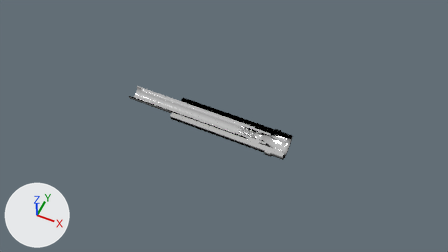
An edit to the Blender file Collet.blend, drawn before and after from the same camera.
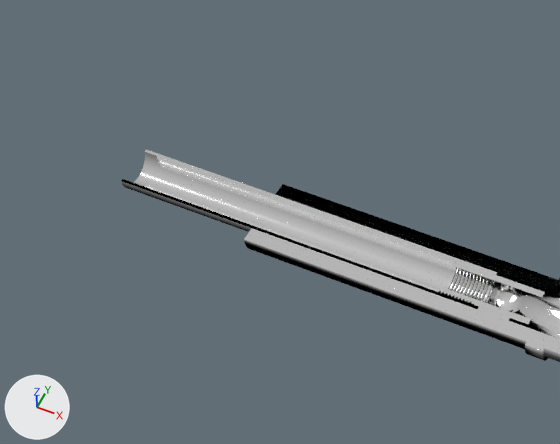
Old and new are each drawn from the file's camera 'Camera' and again close up on the part from 20% to 62% of the width and 14% to 73% of the height. The lights are fixed; the arrows at lower left show +X, +Y and +Z. Both versions are drawn at frame 230 of the action 'DrawbarAction.002'; the numbers are the values there.

The older version as bpy lines, for what is in view:
```python
me_nut_002 = bpy.data.meshes.new('Nut.002')
me_nut_002.from_pydata(...)  # 1945 vertices, 1952 faces; spans x -0.007..0.007, y -0.007..0.007, z -0.056..0.056
me_nut_002.polygons.foreach_set('use_smooth', [True] * 1952)
me_nut_002.materials.append(mat_chrome)
me_plane = bpy.data.meshes.new('Plane')
me_plane.from_pydata(...)  # 247 vertices, 2 faces; spans x -23.0..4.0, y -6.0..6.0, z -0.3..0.3
me_plane.polygons.foreach_set('use_smooth', [True] * 2)
me_plane.materials.append(mat_chrome)
me_plane_001 = bpy.data.meshes.new('Plane.001')
me_plane_001.from_pydata(...)  # 13 vertices, 1 face; spans x -50.0..50.0, y 6.0..12.5, z 0.0
me_plane_001.polygons.foreach_set('use_smooth', [True] * 1)
me_plane_001.materials.append(mat_chrome)
ob_collet = bpy.data.objects.new('Collet', me_plane)
ob_collet.location = (0.0293, 0.0, 0.0)
ob_collet.rotation_euler = (0.0524, 0.0, 0.0)  # degrees (3, 0, 0)
ob_collet.scale = (0.001, 0.001, 0.001)
ob_drawbar = bpy.data.objects.new('Drawbar', me_nut_002)
ob_drawbar.location = (-0.0371, 0.0, 0.0)
ob_drawbar.rotation_euler = (1.571, -1.425, 1.571)  # degrees (90, -82, 90)
_m = ob_drawbar.modifiers.new('Boolean', 'BOOLEAN')
_m.object = ob_cross_section_mask
_m.solver = 'FLOAT'
ob_spindle = bpy.data.objects.new('Spindle', me_plane_001)
ob_spindle.location = (0.0, 0.0, 0.0)
ob_spindle.scale = (0.001, 0.001, 0.001)
_m = ob_spindle.modifiers.new('Screw', 'SCREW')
_m.steps = 36
_m.render_steps = 36
_m.axis = 'X'
_m.merge_threshold = 0.0
_m.use_normal_flip = True
_m = ob_spindle.modifiers.new('Boolean', 'BOOLEAN')
_m.object = ob_cross_section_mask
_m.solver = 'FLOAT'
```
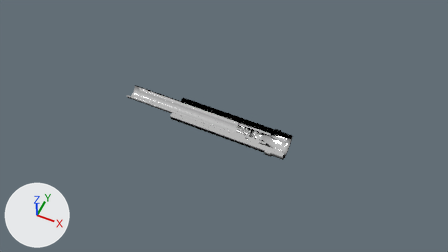
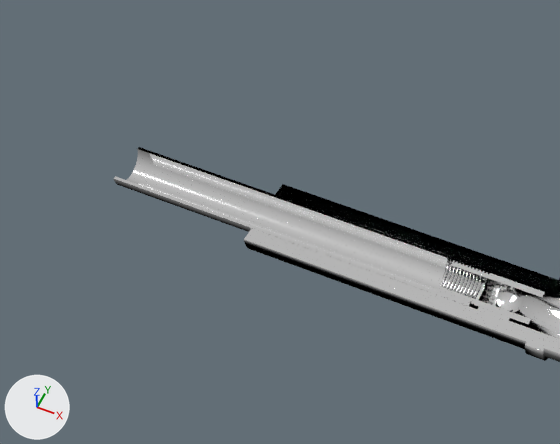
Commit message: Manual fix for start of pull action

Changed parts and their boxes [x1, y1, x2, y2] in the close-ups (560 x 444 px):
'Drawbar', moved, turned: before [121, 149, 497, 309]; after [114, 147, 489, 308]

What changed in the scene script:
```text
Change ob_drawbar:
    ob_drawbar.location: (-0.0371, 0.0, 0.0) -> (-0.0396, 0.0, 0.0)
    ob_drawbar.rotation_euler: (1.571, -1.425, 1.571) -> (-1.571, 1.425, -1.571)  # degrees (90, -82, 90) -> degrees (-90, 82, -90)
```
